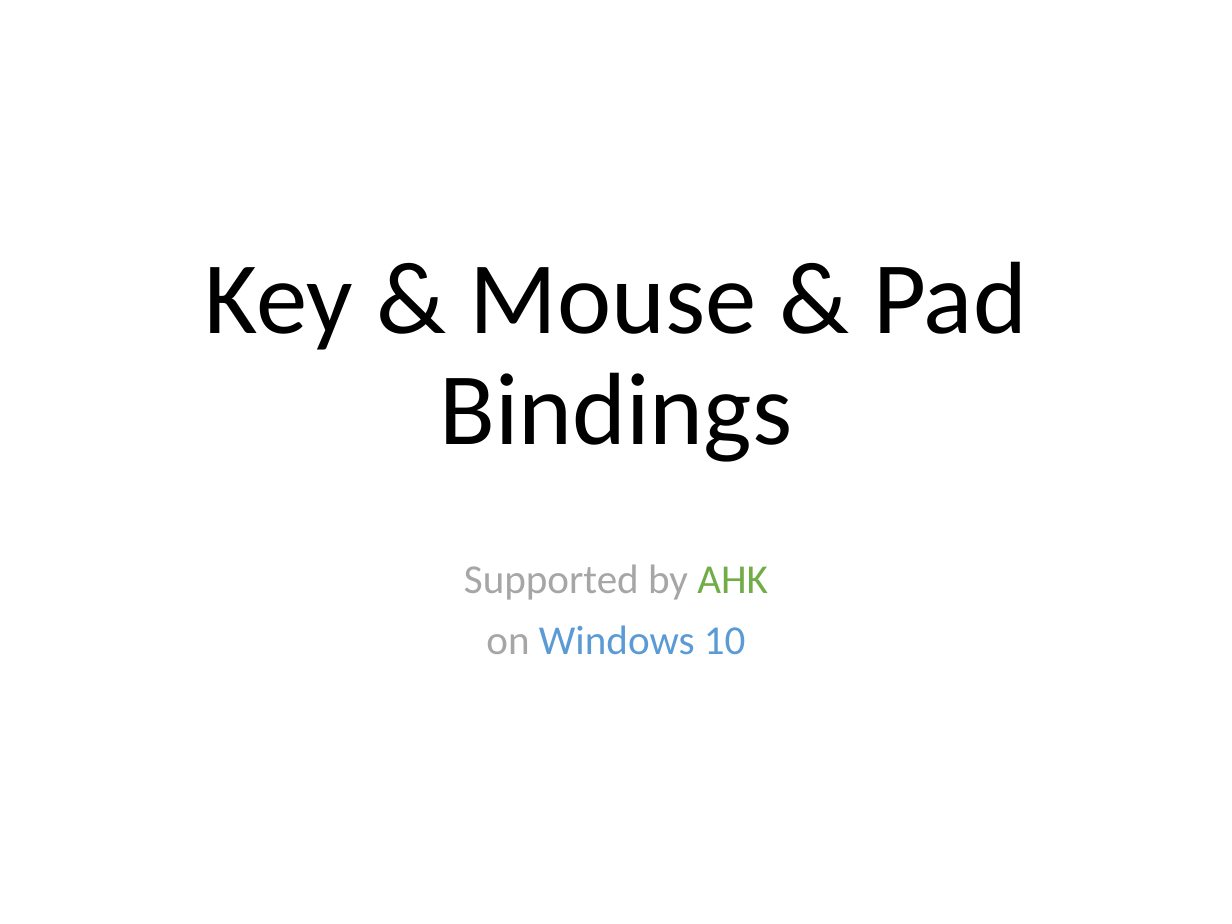
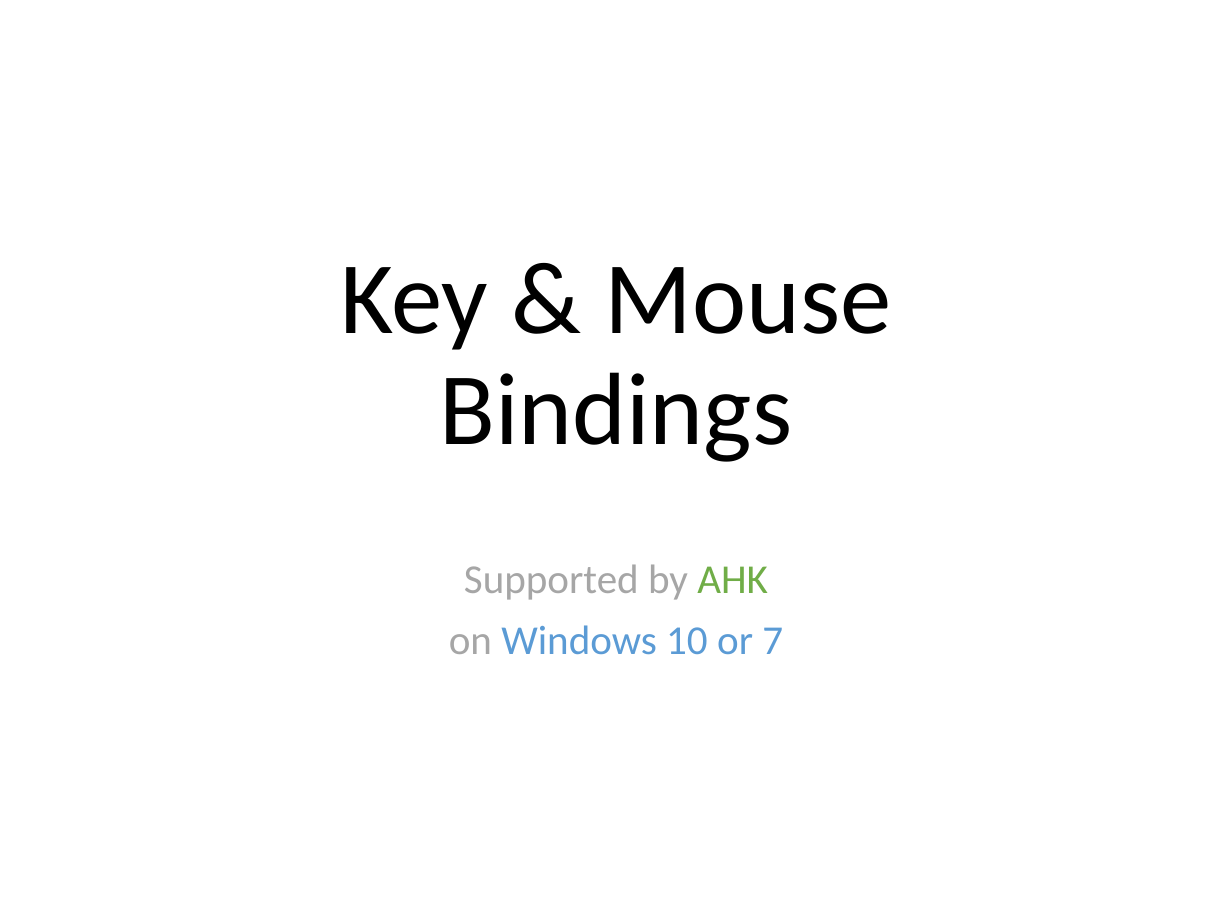
Before and after one commit to ittooo66/myAHK, a slide deck: slide 1 of MANUAL.pptx. Drawn at 1232x924 pixels with LibreOffice and Linux fonts; fonts in the diff are those of the drawing. Boxes give left, top, right and bottom in pixels: in the first picture for what was removed or moved away, otherwise in the second. Text is boxed around its words. In the diff, an @@ line names an element or a change of style, - is before the commit and + after.

```diff
--- a/MANUAL.pptx
+++ b/MANUAL.pptx
@@ title at [340,267,892,462]: text changed @@
-Key & Mouse & Pad
-Bindings
+Key & Mouse
+Bindings
@@ subtitle at [449,625,783,655]: text changed @@
-on Windows 10
+on Windows 10 or 7
```
Also in this commit, not shown: 10 other slides changed, 5 slides added, 1 slide removed.
